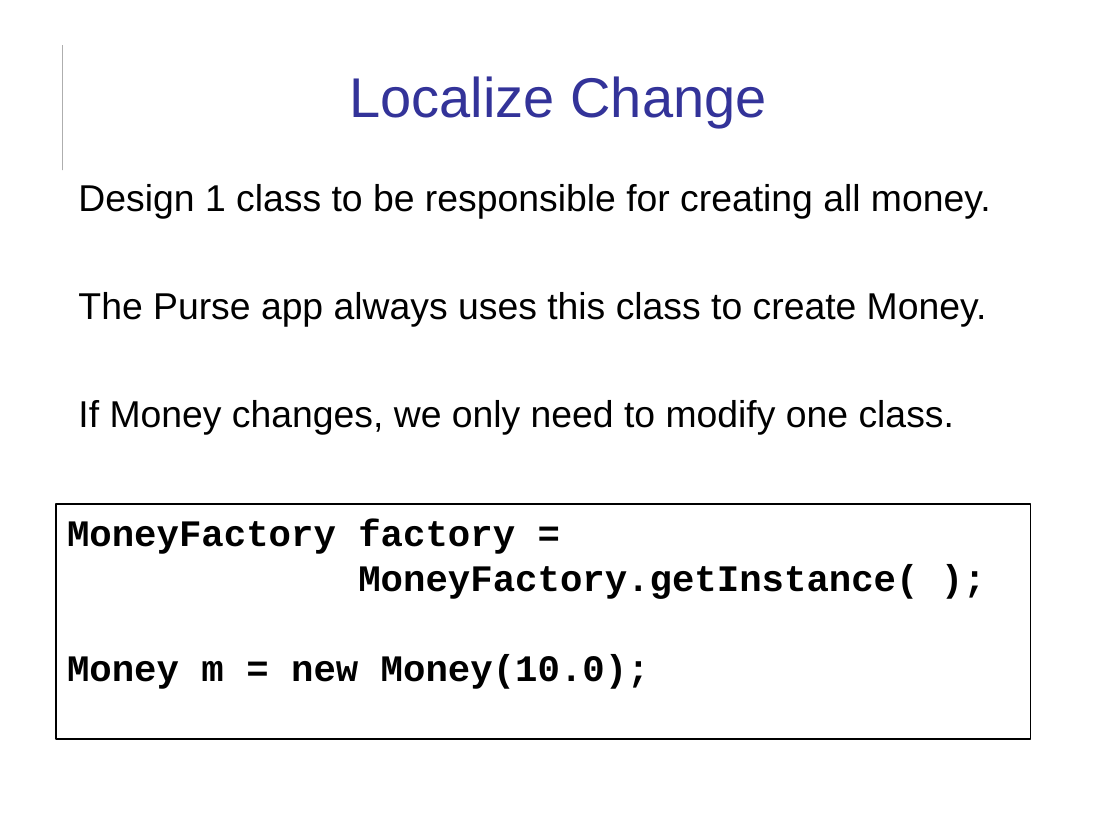
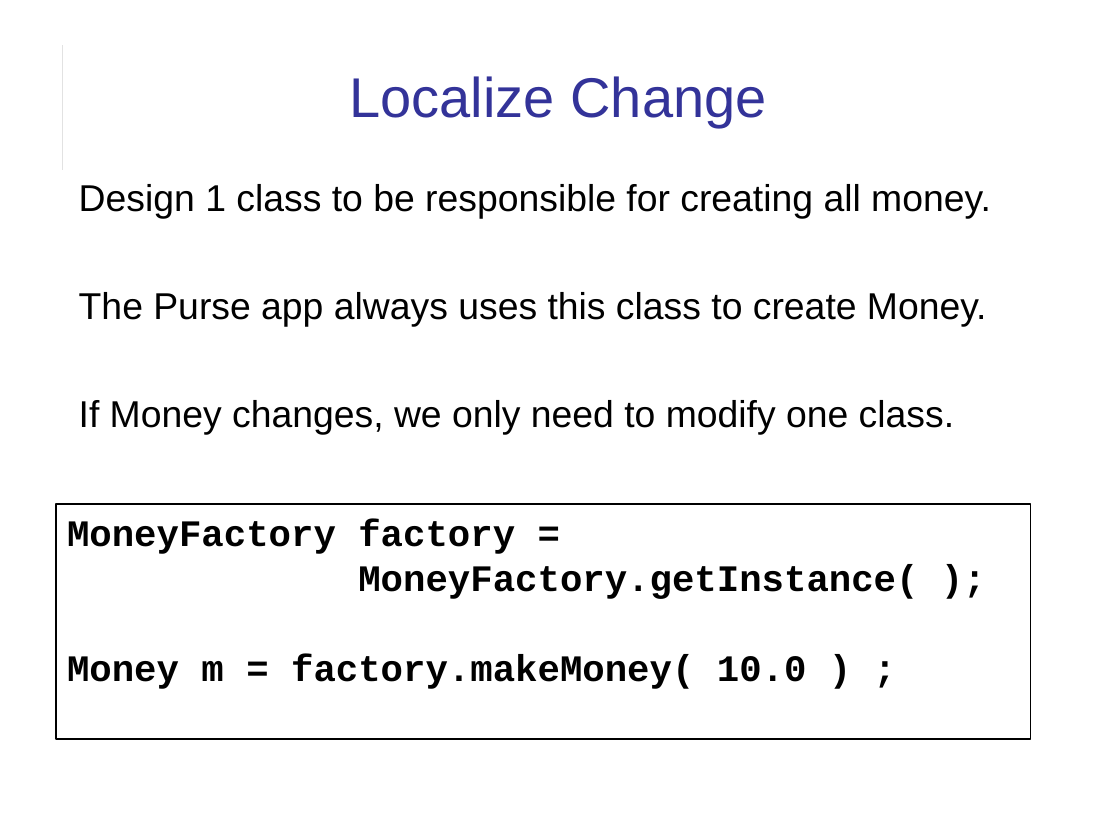
Before and after one commit to skeoop/skeoop.github.io, a slide deck: slide 10 of patterns/Factory-Method-Slides.ppt. Drawn at 1120x840 pixels with LibreOffice and Linux fonts; fonts in the diff are those of the drawing. Boxes give left, top, right and bottom in pixels: in the first picture for what was removed or moved away, otherwise in the second. Text is boxed around its words. In the diff, an @@ line names an element or a change of style, - is before the commit and + after.

```diff
--- a/patterns/Factory-Method-Slides.ppt
+++ b/patterns/Factory-Method-Slides.ppt
@@ text in rectangle at (67,654,807,689): text changed @@
-Money m = new Money(10.0);
+Money m = factory.makeMoney( 10.0 ) ;
```
Also in this commit, not shown: 2 other slides changed, 6 other files.
